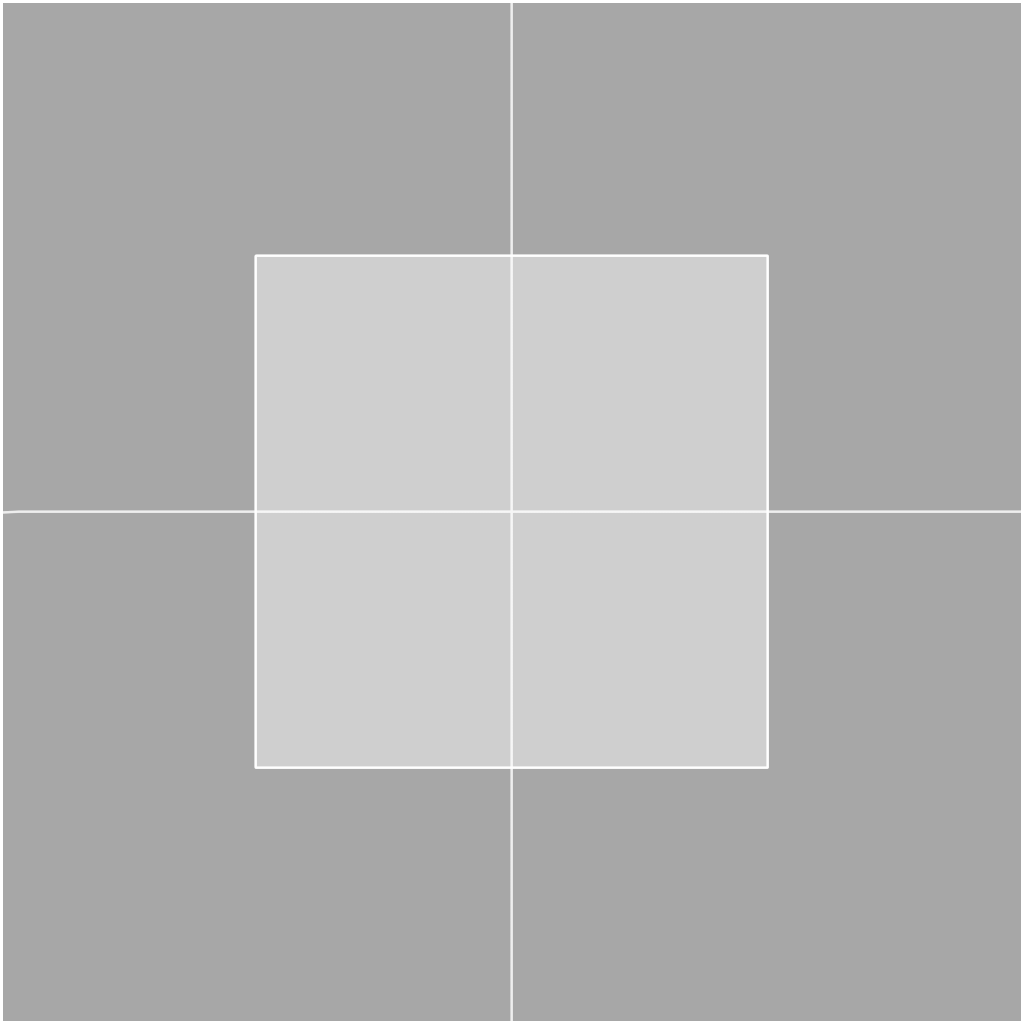
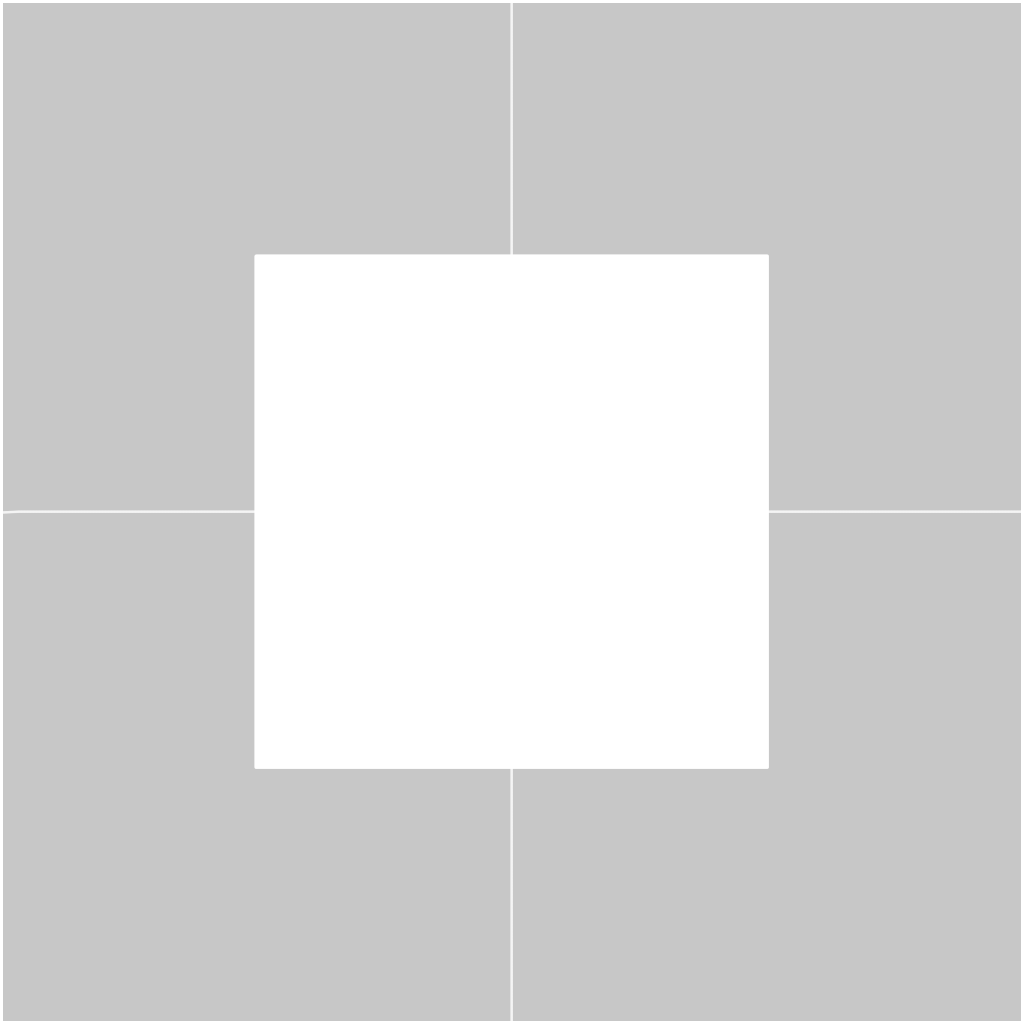
Two versions of the same layered image (1024x1024). Layer-by-layer changes:
painted on "Paint Layer 4" over (192, 192, 832, 832)
painted on "Paint Layer 2" over (3, 3, 1021, 1021)
painted on "Paint Layer 1" over (3, 3, 1021, 1021)
painted on "Paint Layer 5" over (256, 256, 767, 767)
painted on "Paint Layer 3" over (3, 3, 1021, 1021)
